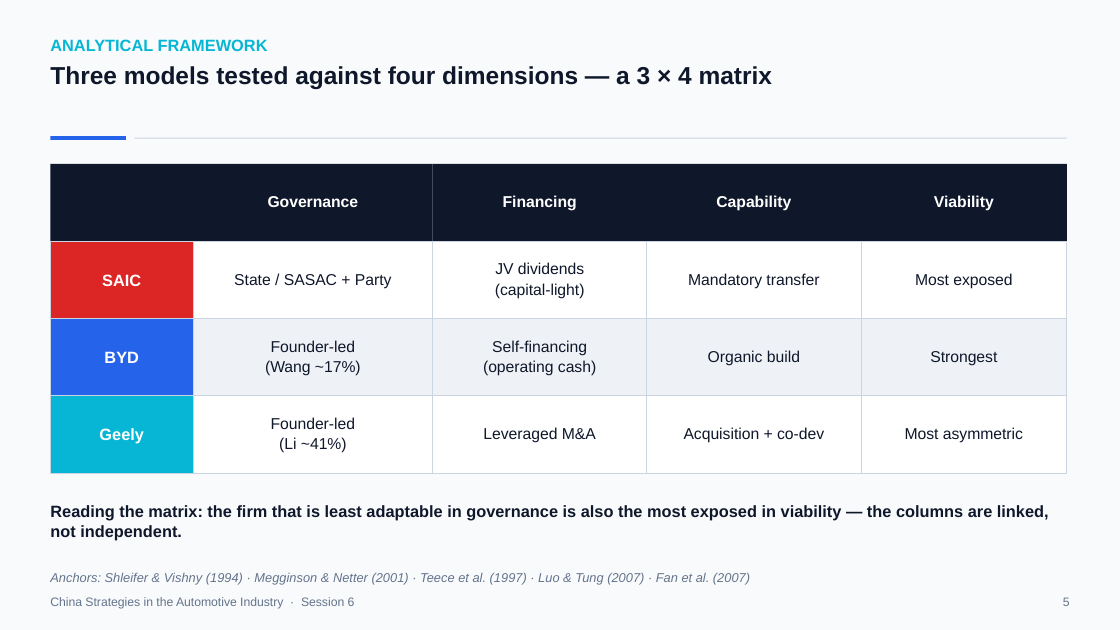
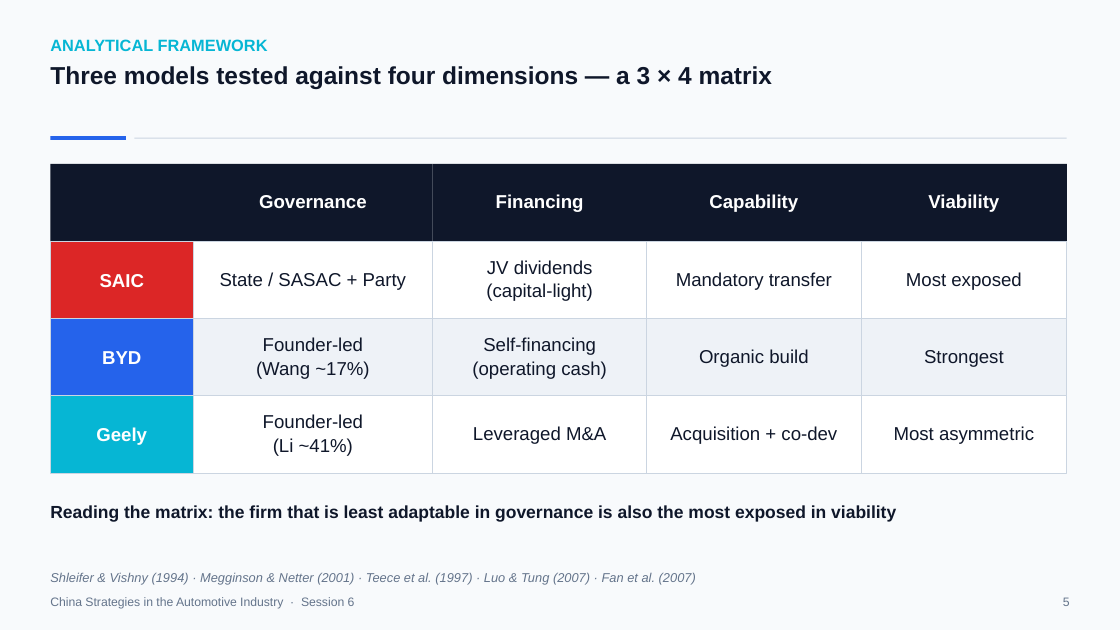
Before and after one commit to mickeymousehacker/CHINA-seminar-paper, a slide deck: slide 5 of research/presentation/China-Strategies-Presentation-FINAL.pptx. Drawn at 1120x630 pixels with LibreOffice and Linux fonts; fonts in the diff are those of the drawing. Boxes give left, top, right and bottom in pixels: in the first picture for what was removed or moved away, otherwise in the second. Text is boxed around its words. In the diff, an @@ line names an element or a change of style, - is before the commit and + after.

```diff
--- a/research/presentation/China-Strategies-Presentation-FINAL.pptx
+++ b/research/presentation/China-Strategies-Presentation-FINAL.pptx
@@ text "Governance": place and size @@
-text "Governance" at [268, 196, 359, 207]
+text "Governance" at [259, 195, 367, 208]
@@ text "Financing": place and size @@
-text "Financing" at [503, 195, 577, 211]
+text "Financing" at [496, 194, 584, 212]
@@ text "Capability": place and size @@
-text "Capability" at [716, 195, 791, 211]
+text "Capability" at [709, 194, 798, 212]
@@ text "State / SASAC + Party": place and size @@
-text "State / SASAC + Party" at [234, 274, 392, 289]
+text "State / SASAC + Party" at [220, 273, 406, 290]
@@ text "JV dividends": place and size @@
-text "JV dividends" at [495, 262, 585, 299]
+text "JV dividends" at [486, 260, 593, 301]
@@ text "Mandatory transfer": place and size @@
-text "Mandatory transfer" at [688, 273, 819, 289]
+text "Mandatory transfer" at [676, 272, 832, 290]
@@ text "Most exposed": place and size @@
-text "Most exposed" at [915, 273, 1012, 289]
+text "Most exposed" at [906, 272, 1021, 290]
@@ text "Founder-led": place and size @@
-text "Founder-led" at [265, 340, 361, 376]
+text "Founder-led" at [256, 337, 369, 379]
@@ text "Self-financing": place and size @@
-text "Self-financing" at [483, 340, 596, 376]
+text "Self-financing" at [472, 337, 607, 379]
@@ text "Organic build": place and size @@
-text "Organic build" at [708, 350, 800, 366]
+text "Organic build" at [699, 349, 808, 367]
@@ text "Founder-led": place and size @@
-text "Founder-led" at [271, 417, 355, 453]
+text "Founder-led" at [263, 414, 363, 456]
@@ size 14 to 16 pt in 3 elements at [100, 274, 144, 287], [102, 351, 141, 364], [96, 427, 147, 445] @@
@@ text "Leveraged M&A": place and size @@
-text "Leveraged M&A" at [483, 427, 596, 443]
+text "Leveraged M&A" at [473, 426, 606, 444]
@@ text "Acquisition + co-dev": place and size @@
-text "Acquisition + co-dev" at [684, 427, 824, 443]
+text "Acquisition + co-dev" at [670, 426, 837, 444]
@@ size 13.5 to 16 pt in 16 elements at [256, 337, 369, 379], [263, 414, 363, 456], [486, 260, 593, 301], [472, 337, 607, 379], [259, 195, 367, 208], [220, 273, 406, 290], [496, 194, 584, 212], [709, 194, 798, 212], [676, 272, 832, 290], [699, 349, 808, 367], [473, 426, 606, 444], [670, 426, 837, 444], [928, 194, 999, 212], [906, 272, 1021, 290], [924, 350, 1004, 367], [894, 426, 1034, 444] @@
@@ text "Most asymmetric": place and size @@
-text "Most asymmetric" at [905, 427, 1023, 443]
+text "Most asymmetric" at [894, 426, 1034, 444]
@@ text at [50, 505, 896, 522]: text changed; size 14 to 15 pt @@
-Reading the matrix: the firm that is least adaptable in governance is also the most exposed in viability — the columns are linked, not independent.
+Reading the matrix: the firm that is least adaptable in governance is also the most exposed in viability
@@ text at [50, 572, 696, 585]: text changed @@
-Anchors: Shleifer & Vishny (1994) · Megginson & Netter (2001) · Teece et al. (1997) · Luo & Tung (2007) · Fan et al. (2007)
+Shleifer & Vishny (1994) · Megginson & Netter (2001) · Teece et al. (1997) · Luo & Tung (2007) · Fan et al. (2007)
```
Also in this commit, not shown: 19 other slides changed.
